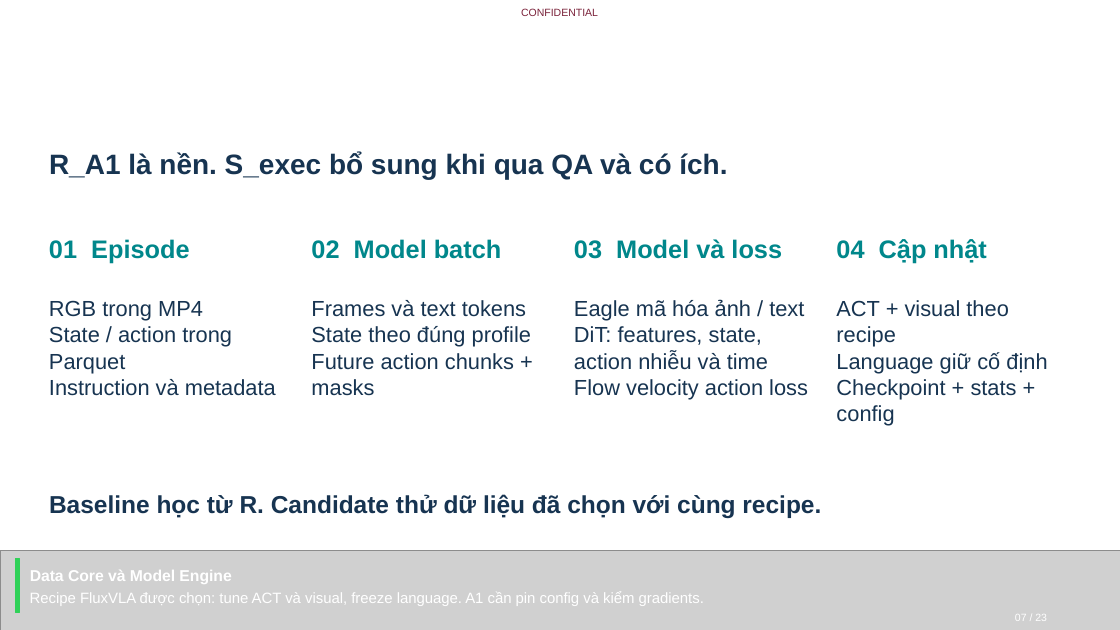
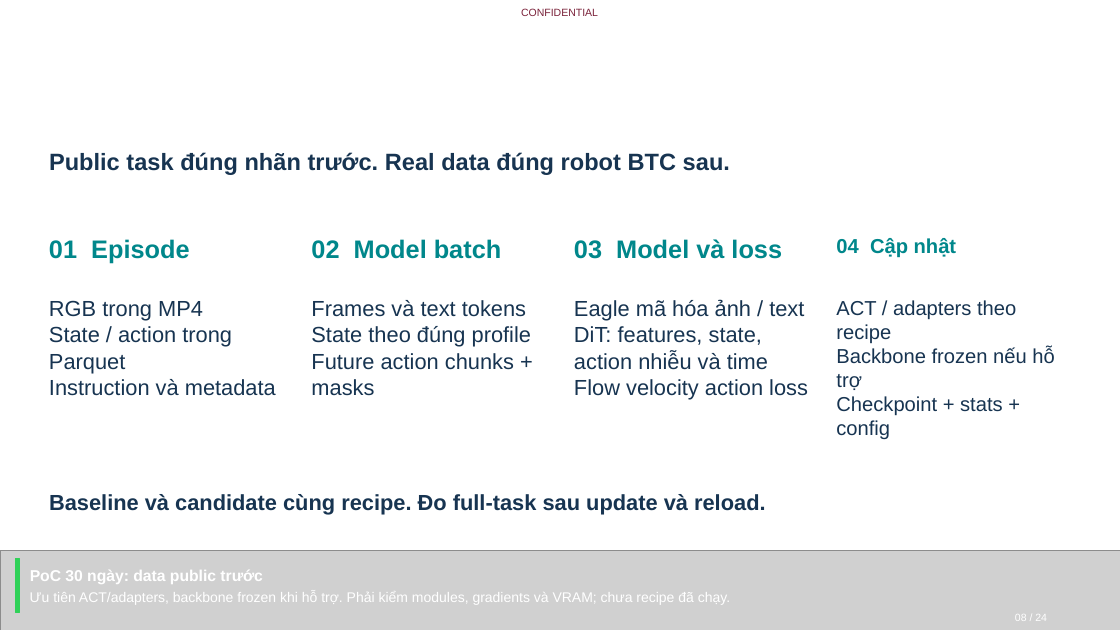
Before and after one commit to hiwe0305/denso-challenge, a slide deck: slide 8 of deliverables/DENSO-Humanoid-Data-Flywheel-2026.pptx (slide 7 before the commit). Drawn at 1120x630 pixels with LibreOffice and Linux fonts; fonts in the diff are those of the drawing; grey boxes stand for pictures; background and template pictures are left out. Boxes give left, top, right and bottom in pixels: in the first picture for what was removed or moved away, otherwise in the second. Text is boxed around its words. In the diff, an @@ line names an element or a change of style, - is before the commit and + after.

Commit message:
Clarify 30-day public-data PoC and real-robot demo gates

```diff
--- a/deliverables/DENSO-Humanoid-Data-Flywheel-2026.pptx
+++ b/deliverables/DENSO-Humanoid-Data-Flywheel-2026.pptx
@@ text at box(49, 152, 730, 175): text changed; size 24 to 20.2 pt @@
-R_A1 là nền. S_exec bổ sung khi qua QA và có ích.
+Public task đúng nhãn trước. Real data đúng robot BTC sau.
@@ text "04 Cập nhật" at box(836, 238, 957, 258): size 21.8 to 17.2 pt @@
@@ text at box(836, 300, 1054, 390): text changed; size 18.8 to 17.2 pt @@
-ACT + visual theo recipe
-Language giữ cố định
+ACT / adapters theo recipe
+Backbone frozen nếu hỗ trợ
@@ text at box(836, 396, 1003, 439): size 18.8 to 17.2 pt in "Checkpoint + stats + config" @@
@@ text at box(49, 494, 766, 515): text changed; size 21 to 18.8 pt @@
-Baseline học từ R. Candidate thử dữ liệu đã chọn với cùng recipe.
+Baseline và candidate cùng recipe. Đo full-task sau update và reload.
@@ text at box(30, 570, 263, 584): text changed @@
-Data Core và Model Engine
+PoC 30 ngày: data public trước
@@ text at box(30, 592, 730, 605): text changed; size 12.8 to 12 pt @@
-Recipe FluxVLA được chọn: tune ACT và visual, freeze language. A1 cần pin config và kiểm gradients.
+Ưu tiên ACT/adapters, backbone frozen khi hỗ trợ. Phải kiểm modules, gradients và VRAM; chưa recipe đã chạy.
@@ text at box(1015, 615, 1047, 621): text changed @@
-07 / 23
+08 / 24
```
Also in this commit, not shown: 19 other slides changed, 4 slides added, 3 slides removed, 18 other files.
